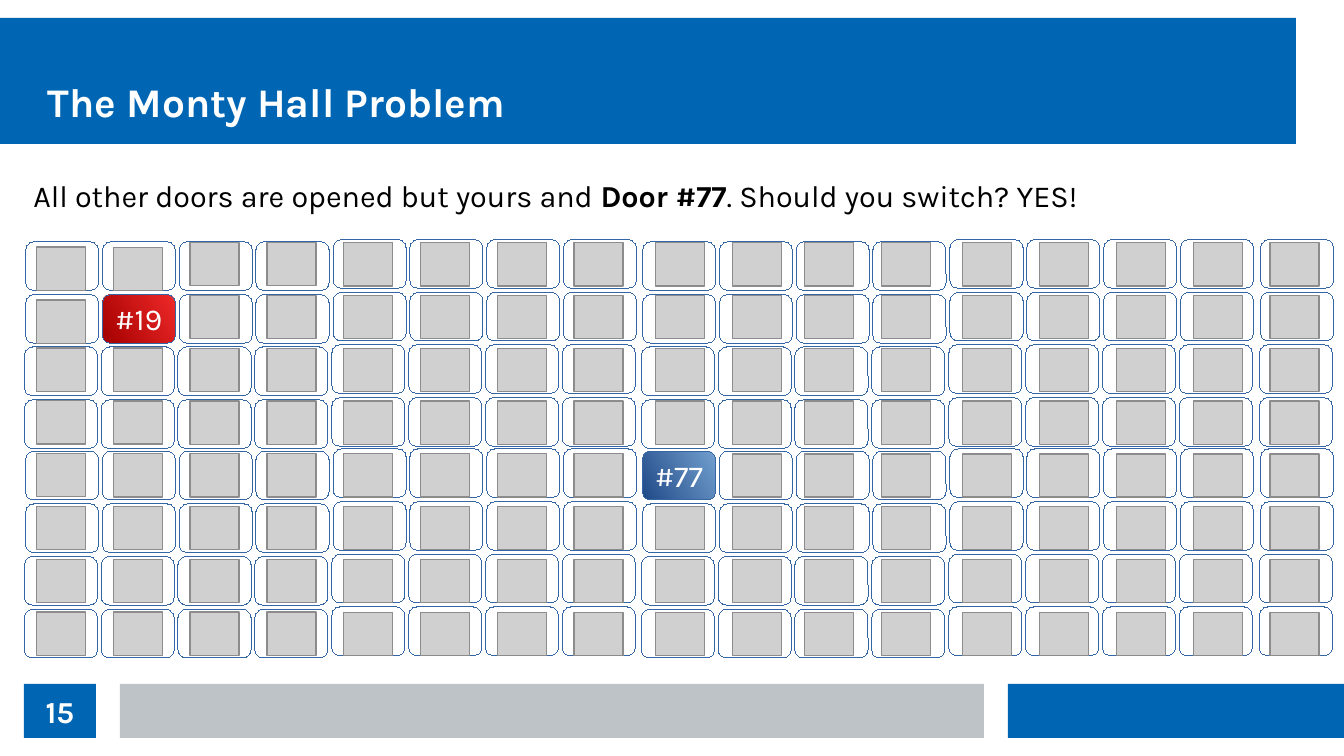
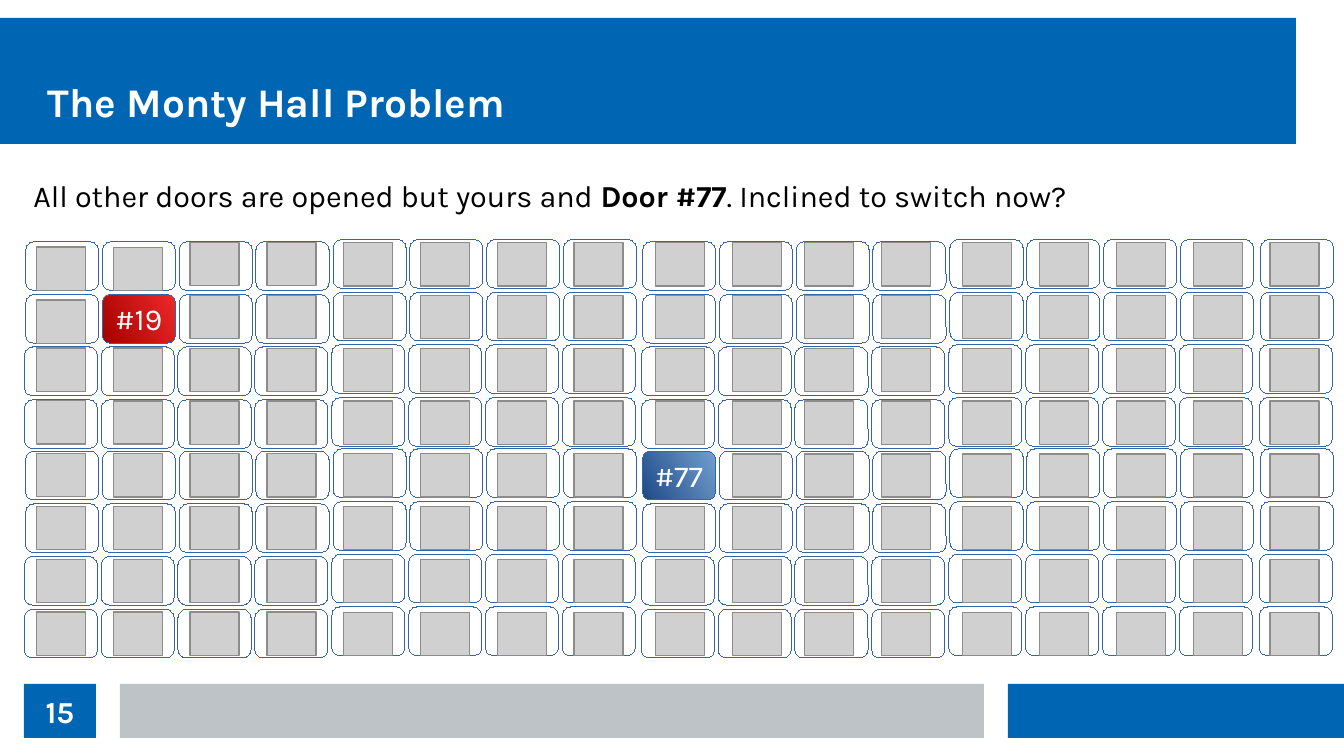
Before and after one commit to thomasnield/kotlin_data_science_talk_ChicagoJUG, a slide deck: slide 15 of kotlin_data_science_talk_chijug_slides.odp. Drawn at 1344x756 pixels with LibreOffice and Linux fonts; fonts in the diff are those of the drawing; grey boxes stand for pictures. Boxes give left, top, right and bottom in pixels: in the first picture for what was removed or moved away, otherwise in the second. Text is boxed around its words. In the diff, an @@ line names an element or a change of style, - is before the commit and + after.

Commit message:
continue monty hall example

```diff
--- a/kotlin_data_science_talk_chijug_slides.odp
+++ b/kotlin_data_science_talk_chijug_slides.odp
@@ text at (x1=33, y1=186, x2=1066, y2=215): text changed @@
-All other doors are opened but yours and Door #77. Should you switch? YES!
+All other doors are opened but yours and Door #77. Inclined to switch now?
```
Also in this commit, not shown: 2 other slides changed, 1 slide added, 1 slide removed.
